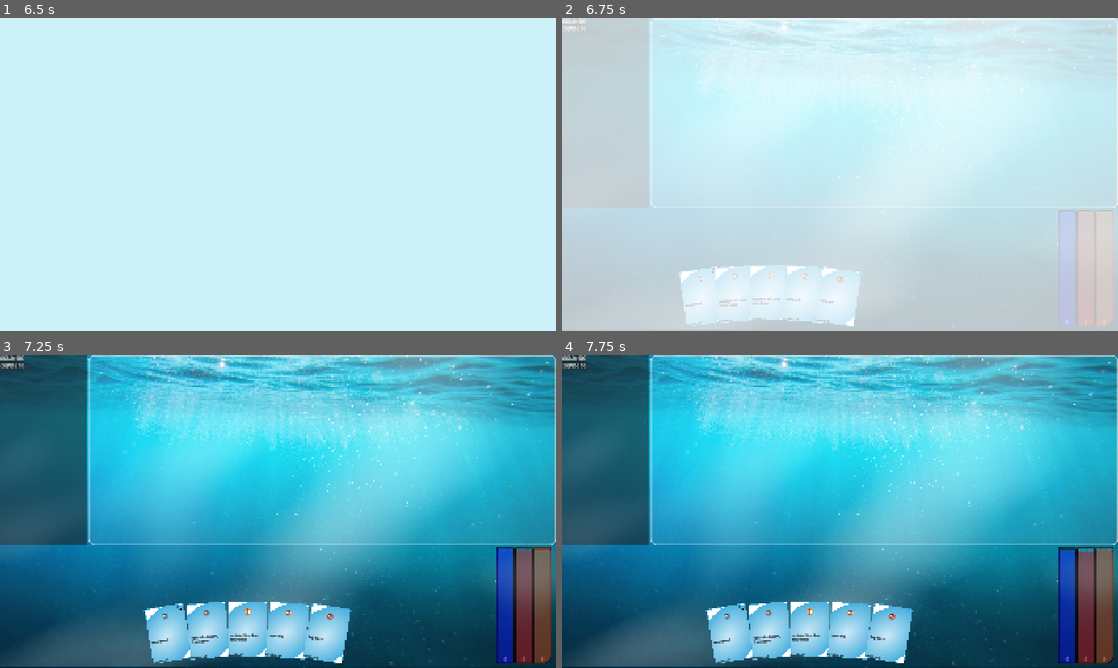
Above: before the commit, frames 1-4 (two rows, left to right).
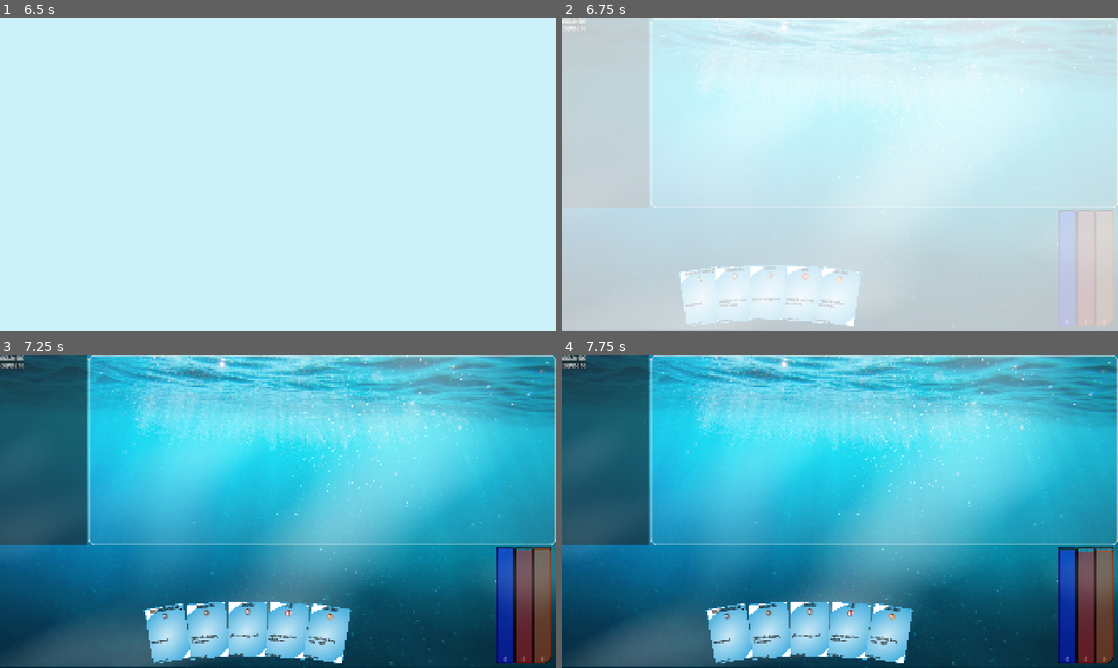
Above: after the commit, the same moments.

Repository: rosswolf/Tourbillon
Game: Godot game, scene res://src/scenes/main_menu.tscn
Two runs of this game, one before a commit and one after it. Both use one fixed random seed, a clock stepped at 60 frames per second and the inputs below. Sound files missing from this copy of the repository are replaced by a short silence.
Inputs (mouse positions are in pixels of both pictures, inside the frame that each line leads up to):
- Up to frame 1 (6.5 s): click "Play" at 0.5 s; move the mouse to (400, 158) at 1.27 s; click (400, 158) at 1.42 s; tap Enter at 2, 3.5, 5 s; drag from (166, 190) to (250, 237) at 2.02 s; tap Space at 2.75, 4.25, 5.75 s; move the mouse to (333, 105) at 2.77 s; click (333, 105) at 2.92 s; drag from (250, 237) to (111, 127) at 3.52 s; move the mouse to (444, 221) at 4.27 s; click (444, 221) at 4.42 s; drag from (111, 127) to (194, 96) at 5.02 s; move the mouse to (305, 174) at 5.77 s; click (305, 174) at 5.92 s
- Up to frame 2 (6.75 s): drag from (756, 96) to (728, 190) at 6.52 s
- Up to frame 3 (7.25 s): no input
- Up to frame 4 (7.75 s): move the mouse to (962, 495) at 7.27 s; click (962, 495) at 7.42 s

Frame 1 is identical in both runs. In frame 2, 0.2% of the frame differs, in the area x 22-52%, y 79-93%; in frame 3, 0.4%, in the area x 27-61%, y 78-98%; in frame 4, 0.4%.

Commit message:
card previews

Diff:
--- a/elastic-app/app/src/scenes/core/effects/effect.gd
+++ b/elastic-app/app/src/scenes/core/effects/effect.gd
@@ -90,6 +90,13 @@
 			GlobalSignals.signal_core_card_selection(shop_type)
 			return true,
 		{"source":[Hero, Card]}
+	),
+	"add_gold": InternalEffect.new(
+		func(source: Entity, params: Dictionary):
+			var amount: int = int(params.get("param"))
+			GlobalGameManager.hero.gold.increment(amount)
+			return true,
+		{"source":[Hero, Card]}
 	)
 }
 
--- a/elastic-app/app/src/scenes/core/entities/card.gd
+++ b/elastic-app/app/src/scenes/core/entities/card.gd
@@ -203,7 +203,7 @@
 	builder.with_rarity(rarity)
 	#builder.with_art_image_uid(card_template_data.get("art_image_uid"))
 	builder.with_cursor_image_uid(card_template_data.get("cursor_image_uid"))
-	#builder.with_display_name(card_template_data.get("display_name"))
+	builder.with_display_name(card_template_data.get("display_name",""))
 	builder.with_instinct_effect(card_template_data.get("instinct_effect",""))
 	builder.with_slot_effect(card_template_data.get("slot_effect",""))
 
--- a/elastic-app/app/src/scenes/data/card_data.json
+++ b/elastic-app/app/src/scenes/data/card_data.json
@@ -3,6 +3,7 @@
 	"card_template_id": "card_shop_card",
 	"group_template_id": "knight",
 	"card_count": 1,
+	"display_name": "innovate",
 	"rules_text": "buy a card",
 	"cursor_image_uid": "bqvm4vgi4c0dn",
 	"durability_max": 5,
@@ -16,6 +17,7 @@
 	"card_template_id": "card_shop_slot",
 	"group_template_id": "knight",
 	"card_count": 1,
+	"display_name": "curious",
 	"rules_text": "buy a tool",
 	"cursor_image_uid": "bqvm4vgi4c0dn",
 	"durability_max": 2,
@@ -29,6 +31,7 @@
 	"card_template_id": "card_10s_all",
 	"group_template_id": "knight",
 	"card_count": 1,
+	"display_name": "magenta",
 	"rules_text": "replenish all colors, draw 3 cards",
 	"cursor_image_uid": "bqvm4vgi4c0dn",
 	"durability_max": 3,
@@ -42,6 +45,7 @@
 	"card_template_id": "slot_click_to_draw",
 	"group_template_id": "knight",
 	"card_count": 1,
+	"display_name": "determination",
 	"rules_text": "draw a card",
 	"cursor_image_uid": "bqvm4vgi4c0dn",
 	"durability_max": 1,
@@ -55,6 +59,7 @@
 	"card_template_id": "card_red_time",
 	"group_template_id": "knight",
 	"card_count": 1,
+	"display_name": "flip",
 	"rules_text": "replenish red time, draw 1 card",
 	"cursor_image_uid": "bqvm4vgi4c0dn",
 	"card_cost": {
@@ -67,6 +72,7 @@
 	"card_template_id": "card_blue_time",
 	"group_template_id": "knight",
 	"card_count": 1,
+	"display_name": "curl",
 	"rules_text": "replenish blue time, draw 1 card",
 	"cursor_image_uid": "bqvm4vgi4c0dn",
 	"card_cost": {
@@ -79,6 +85,7 @@
 	"card_template_id": "card_orange_time",
 	"group_template_id": "knight",
 	"card_count": 1,
+	"display_name": "twist",
 	"rules_text": "replenish orange time, draw 1 card",
 	"cursor_image_uid": "bqvm4vgi4c0dn",
 	"card_cost": {
@@ -91,6 +98,7 @@
 	"card_template_id": "card_energy_choice",
 	"group_template_id": "knight",
 	"card_count": 1,
+	"display_name": "decide",
 	"rules_text": "pick an energy card",
 	"cursor_image_uid": "bqvm4vgi4c0dn",
 	"durability_max": 2,
@@ -104,61 +112,66 @@
 	"card_template_id": "slot_click_to_replenish",
 	"group_template_id": "knight",
 	"card_count": 1,
+	"display_name": "cyan",
 	"rules_text": "replenish all colors",
 	"cursor_image_uid": "bqvm4vgi4c0dn",
 	"card_cost": {
+	  "GameResource.Type.BLUE_ENERGY": "1"
+	},
+	"slot_effect": "add_red_time=10, add_blue_time=10, add_orange_time=10, cooldown=30",
+	"card_rarity": "Card.RarityType.STARTING"
+  },
+  {
+	"card_template_id": "card_add_gold",
+	"group_template_id": "knight",
+	"card_count": 1,
+	"display_name": "glimmer",
+	"rules_text": "add gold",
+	"cursor_image_uid": "bqvm4vgi4c0dn",
+	"durability_max": 10,
+	"card_cost": {
+	  "GameResource.Type.BLUE_ENERGY": "1"
+	},
+	"instinct_effect": "add_gold=20",
+	"card_rarity": "Card.RarityType.STARTING"
+  },
+  {
+	"card_template_id": "slot_add_gold",
+	"group_template_id": "knight",
+	"card_count": 1,
+	"display_name": "chance",
+	"rules_text": "add gold",
+	"cursor_image_uid": "bqvm4vgi4c0dn",
+	"durability_max": 1,
+	"card_cost": {
+	  "GameResource.Type.ORANGE_ENERGY": "1"
+	},
+	"slot_effect": "add_gold=5, cooldown=20",
+	"card_rarity": "Card.RarityType.STARTING"
+  },
+  {
+	"card_template_id": "card_red_time_2",
+	"group_template_id": "knight",
+	"card_count": 1,
+	"display_name": "tumble",
+	"rules_text": "replenish red time, draw 1 card",
+	"cursor_image_uid": "bqvm4vgi4c0dn",
+	"card_cost": {
+	  "GameResource.Type.ORANGE_ENERGY": "1"
+	},
+	"instinct_effect": "add_red_time=20, draw_card=1",
+	"card_rarity": "Card.RarityType.STARTING"
+  },
+  {
+	"card_template_id": "card_blue_time_2",
+	"group_template_id": "knight",
+	"card_count": 1,
+	"display_name": "roil",
+	"rules_text": "replenish blue time, draw 1 card",
+	"cursor_image_uid": "bqvm4vgi4c0dn",
+	"card_cost": {
 	  "GameResource.Type.RED_ENERGY": "1"
 	},
-	"slot_effect": "add_red_time=10, add_blue_time=10, add_orange_time=10, cooldown=30",
-	"card_rarity": "Card.RarityType.STARTING"
-  },
-  {
-	"card_template_id": "card_add_gold",
-	"card_count": 1,
-	"rules_text": "add gold",
-	"cursor_image_uid": "bqvm4vgi4c0dn",
-	"durability_max": 10,
-	"card_cost": {
-	  "GameResource.Type.BLUE_ENERGY": "1"
-	},
-	"instinct_effect": "add_gold=20",
-	"card_rarity": "Card.RarityType.STARTING"
-  },
-  {
-	"card_template_id": "slot_add_gold",
-	"card_count": 1,
-	"rules_text": {
-	  "click": "add gold"
-	},
-	"cursor_image_uid": "bqvm4vgi4c0dn",
-	"durability_max": 1,
-	"card_cost": {
-	  "GameResource.Type.ORANGE_ENERGY": "1"
-	},
-	"slot_effect": "add_gold=5; cooldown=20",
-	"card_rarity": "Card.RarityType.STARTING"
-  },
-  {
-	"card_template_id": "card_red_time_2",
-	"group_template_id": "knight",
-	"card_count": 1,
-	"rules_text": "replenish red time, draw 1 card",
-	"cursor_image_uid": "bqvm4vgi4c0dn",
-	"card_cost": {
-	  "GameResource.Type.ORANGE_ENERGY": "1"
-	},
-	"instinct_effect": "add_red_time=20, draw_card=1",
-	"card_rarity": "Card.RarityType.STARTING"
-  },
-  {
-	"card_template_id": "card_blue_time_2",
-	"group_template_id": "knight",
-	"card_count": 1,
-	"rules_text": "replenish blue time, draw 1 card",
-	"cursor_image_uid": "bqvm4vgi4c0dn",
-	"card_cost": {
-	  "GameResource.Type.RED_ENERGY": "1"
-	},
 	"instinct_effect": "add_blue_time=20, draw_card=1",
 	"card_rarity": "Card.RarityType.STARTING"
   },
@@ -166,6 +179,7 @@
 	"card_template_id": "card_orange_time_2",
 	"group_template_id": "knight",
 	"card_count": 1,
+	"display_name": "dip",
 	"rules_text": "replenish orange time, draw 1 card",
 	"cursor_image_uid": "bqvm4vgi4c0dn",
 	"card_cost": {
@@ -178,6 +192,7 @@
 	"card_template_id": "orange_draw_2",
 	"group_template_id": "knight",
 	"card_count": 3,
+	"display_name": "shine",
 	"rules_text": "draw 2 cards",
 	"cursor_image_uid": "bqvm4vgi4c0dn",
 	"card_cost": {
@@ -190,13 +205,14 @@
 	"card_template_id": "card_add_energy_orange",
 	"group_template_id": "knight",
 	"card_count": 2,
-	"rules_text": "orange energy capacity +1",
+	"display_name": "grow",
+	"rules_text": "orange energy capacity +",
 	"cursor_image_uid": "bqvm4vgi4c0dn",
 	"durability_max": 1,
 	"card_cost": {
 	  "GameResource.Type.ORANGE_ENERGY": "0"
 	},
-	"instinct_effect": "add_orange_energy=1",
+	"instinct_effect": "add_orange_energy=10",
 	"card_rarity": "Card.RarityType.COMMON",
 	"tags": "STARTER_ENERGY"
   },
@@ -204,13 +220,14 @@
 	"card_template_id": "card_add_energy_red",
 	"group_template_id": "knight",
 	"card_count": 2,
-	"rules_text": "red energy capacity +1",
+	"display_name": "bloom",
+	"rules_text": "red energy capacity +",
 	"cursor_image_uid": "bqvm4vgi4c0dn",
 	"durability_max": 1,
 	"card_cost": {
 	  "GameResource.Type.RED_ENERGY": "0"
 	},
-	"instinct_effect": "add_red_energy=1",
+	"instinct_effect": "add_red_energy=10",
 	"card_rarity": "Card.RarityType.COMMON",
 	"tags": "STARTER_ENERGY"
   },
@@ -218,13 +235,14 @@
 	"card_template_id": "card_add_energy_blue",
 	"group_template_id": "knight",
 	"card_count": 2,
-	"rules_text": "blue energy capacity +1",
+	"display_name": "expand",
+	"rules_text": "blue energy capacity +",
 	"cursor_image_uid": "bqvm4vgi4c0dn",
 	"durability_max": 1,
 	"card_cost": {
 	  "GameResource.Type.BLUE_ENERGY": "0"
 	},
-	"instinct_effect": "add_blue_energy=1",
+	"instinct_effect": "add_blue_energy=10",
 	"card_rarity": "Card.RarityType.COMMON",
 	"tags": "STARTER_ENERGY"
   }
--- a/elastic-app/app/src/scenes/ui/entities/engine/ui_engine_slot.gd
+++ b/elastic-app/app/src/scenes/ui/entities/engine/ui_engine_slot.gd
@@ -7,6 +7,7 @@
 var attached_card: Card
 var is_activatable: bool
 var timer_duration: float
+
 
 func _ready() -> void:
 	super._ready()
@@ -21,6 +22,8 @@
 	bottom_container.visible = false
 
 	GlobalSignals.core_slot_add_cooldown.connect(__on_cooldown)
+	%CardPreview.visible = false
+
 
 func _process(delta):
 	if %Timer.time_left != 0:
@@ -57,9 +60,7 @@
 		else:
 			print("Couldn't load icon because not in SLOT_ICON_UIDS: " + move.name)
 
-
-	# If we only have one icon, we need to increase the font size
-	await get_tree().process_frame
+	%CardPreview.set_card_data(card)
 
 func detach_card() -> void:
 	if attached_card == null:
@@ -86,3 +87,11 @@
 	if is_activatable:
 		attached_card.__slot_effect.activate(attached_card)
 		GlobalSignals.signal_ui_slot_activated(name, attached_card.instance_id)
+
+func _on_mouse_entered() -> void:
+	super._on_mouse_entered()
+	%CardPreview.visible = true
+
+func _on_mouse_exited() -> void:
+	super._on_mouse_exited()
+	%CardPreview.visible = false
--- a/elastic-app/app/src/scenes/ui/entities/engine/ui_engine_slot.tscn
+++ b/elastic-app/app/src/scenes/ui/entities/engine/ui_engine_slot.tscn
@@ -1,6 +1,7 @@
-[gd_scene load_steps=3 format=3 uid="uid://ui3rytqatyn5"]
+[gd_scene load_steps=4 format=3 uid="uid://ui3rytqatyn5"]
 
 [ext_resource type="Script" uid="uid://twmbwvjdfgpy" path="res://src/scenes/ui/entities/engine/ui_engine_slot.gd" id="1_wsl3p"]
+[ext_resource type="PackedScene" uid="uid://cxnk0uabwanfn" path="res://src/scenes/ui/hand/card_ui.tscn" id="2_4pjec"]
 
 [sub_resource type="StyleBoxFlat" id="StyleBoxFlat_01yey"]
 bg_color = Color(0.6, 0.192157, 0.6, 0.262745)
@@ -22,6 +23,15 @@
 size_flags_horizontal = 4
 size_flags_vertical = 4
 script = ExtResource("1_wsl3p")
+
+[node name="CardPreview" parent="." instance=ExtResource("2_4pjec")]
+unique_name_in_owner = true
+visible = false
+offset_left = 187.0
+offset_top = 212.0
+offset_right = 324.0
+offset_bottom = 402.0
+scale = Vector2(1.7, 1.7)
 
 [node name="PanelContainer" type="PanelContainer" parent="."]
 layout_mode = 1
